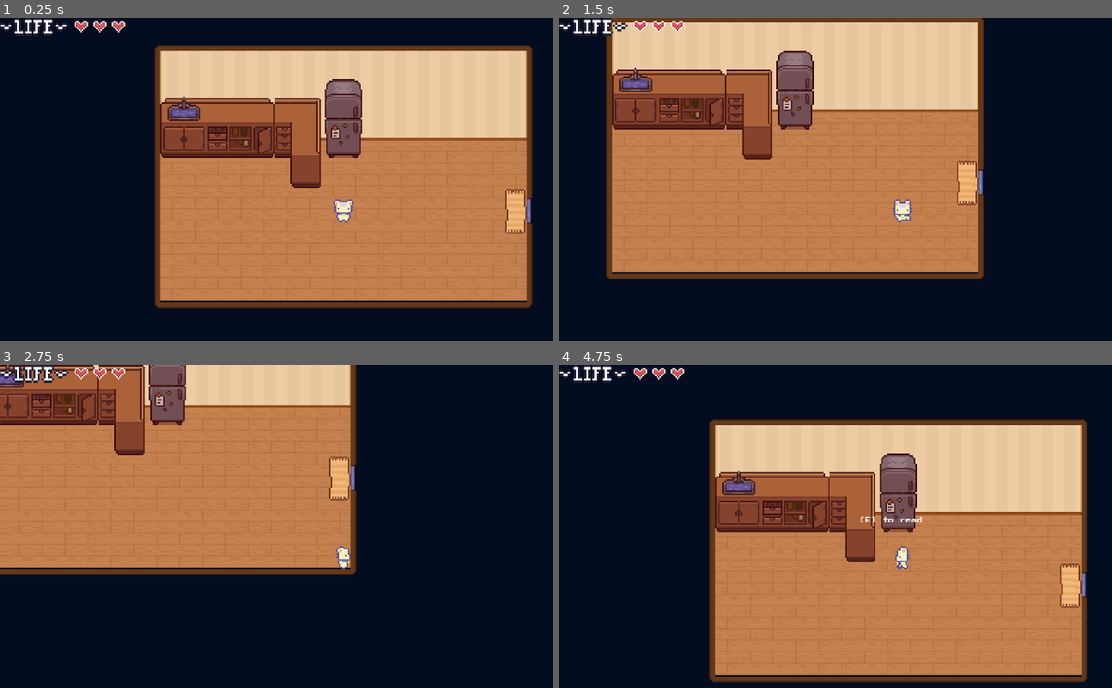
Above: before the commit, frames 1-4 (two rows, left to right).
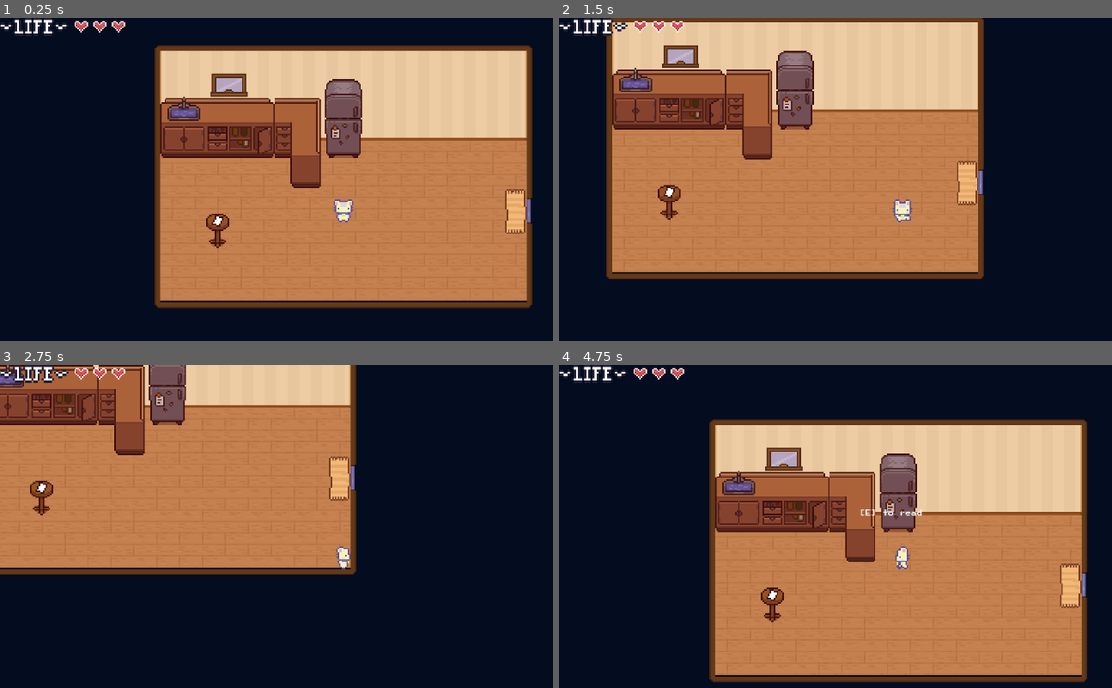
Above: after the commit, the same moments.

Repository: yonisabag11/DiscreteMath_EscapeRoom
Game: Godot game, scene res://Levels/Room1.tscn
Two runs of this game, one before a commit and one after it. Both use one fixed random seed, a clock stepped at 60 frames per second and the inputs below. This scene is started directly instead of the project's main scene.
Inputs:
- Up to frame 1 (0.25 s): no input
- Up to frame 2 (1.5 s): tap Enter at 0.5 s; hold D (right) 0.53-1.28 s; hold E (Interact) 0.53-1.28 s; hold S (down) from 1.28 s (still down); tap E (Interact) at 1.35 s
- Up to frame 3 (2.75 s): release S (down) at 2.03 s; hold D (right) from 2.03 s (still down); hold E (Interact) from 2.03 s (still down)
- Up to frame 4 (4.75 s): release D (right) at 2.78 s; release E (Interact) at 2.78 s; hold W (up) 2.78-3.53 s; tap E (Interact) at 2.85, 4.35 s; hold E (Interact) 3.53-4.28 s; hold A (left) from 3.53 s (still down)

The runs differ from the first frame. In frame 1, 0.8% of the frame differs, in the area x 37-45%, y 17-72%; in frame 2, 0.7%; in frame 3, 0.3%; in frame 4, 1.0%, in the area x 36-66%, y 25-80%.

Commit message:
Level1 added table note interaction

Diff:
--- a/Interaction/InteractionManager.tscn
+++ b/Interaction/InteractionManager.tscn
@@ -7,7 +7,7 @@
 script = ExtResource("1_j22pa")
 
 [node name="Label" type="Label" parent="."]
-z_index = 20
+z_index = 30
 anchors_preset = 5
 anchor_left = 0.5
 anchor_right = 0.5
--- a/Levels/Room1.tscn
+++ b/Levels/Room1.tscn
@@ -9,6 +9,557 @@
 [ext_resource type="Texture2D" uid="uid://wrwwbhbkkj7y" path="res://Art/Tilesets/TopDownHouse_FurnitureState2.png" id="6_myol5"]
 [ext_resource type="Texture2D" uid="uid://qy1pltdp3opw" path="res://Art/Tilesets/TopDownHouse_FurnitureState1.png" id="7_cmvtn"]
 [ext_resource type="PackedScene" uid="uid://c0a8a4ml255ci" path="res://Interaction/Interaction Area/interaction_area.tscn" id="9_utngc"]
+
+[sub_resource type="TileSetAtlasSource" id="TileSetAtlasSource_myol5"]
+texture = ExtResource("7_cmvtn")
+0:0/0 = 0
+1:0/0 = 0
+2:0/0 = 0
+3:0/0 = 0
+4:0/0 = 0
+5:0/0 = 0
+6:0/0 = 0
+7:0/0 = 0
+8:0/0 = 0
+9:0/0 = 0
+10:0/0 = 0
+11:0/0 = 0
+0:1/0 = 0
+1:1/0 = 0
+2:1/0 = 0
+3:1/0 = 0
+4:1/0 = 0
+5:1/0 = 0
+6:1/0 = 0
+7:1/0 = 0
+8:1/0 = 0
+9:1/0 = 0
+10:1/0 = 0
+10:1/0/physics_layer_0/polygon_0/points = PackedVector2Array(-8, -8, 8, -8, 8, 8, -8, 8)
+11:1/0 = 0
+11:1/0/physics_layer_0/polygon_0/points = PackedVector2Array(-4.13675, -4.31661, 3.95689, -4.13675, 4.13675, 0.719435, -3.95689, 0.899294)
+12:1/0 = 0
+0:2/0 = 0
+1:2/0 = 0
+2:2/0 = 0
+3:2/0 = 0
+4:2/0 = 0
+5:2/0 = 0
+6:2/0 = 0
+7:2/0 = 0
+8:2/0 = 0
+9:2/0 = 0
+10:2/0 = 0
+11:2/0 = 0
+12:2/0 = 0
+0:3/0 = 0
+1:3/0 = 0
+2:3/0 = 0
+3:3/0 = 0
+4:3/0 = 0
+5:3/0 = 0
+6:3/0 = 0
+7:3/0 = 0
+8:3/0 = 0
+9:3/0 = 0
+10:3/0 = 0
+11:3/0 = 0
+12:3/0 = 0
+0:4/0 = 0
+1:4/0 = 0
+2:4/0 = 0
+3:4/0 = 0
+4:4/0 = 0
+5:4/0 = 0
+6:4/0 = 0
+7:4/0 = 0
+8:4/0 = 0
+9:4/0 = 0
+10:4/0 = 0
+11:4/0 = 0
+12:4/0 = 0
+0:5/0 = 0
+1:5/0 = 0
+2:5/0 = 0
+3:5/0 = 0
+4:5/0 = 0
+5:5/0 = 0
+6:5/0 = 0
+7:5/0 = 0
+8:5/0 = 0
+9:5/0 = 0
+10:5/0 = 0
+11:5/0 = 0
+12:5/0 = 0
+0:6/0 = 0
+1:6/0 = 0
+2:6/0 = 0
+3:6/0 = 0
+4:6/0 = 0
+5:6/0 = 0
+6:6/0 = 0
+7:6/0 = 0
+8:6/0 = 0
+9:6/0 = 0
+10:6/0 = 0
+11:6/0 = 0
+12:6/0 = 0
+0:7/0 = 0
+1:7/0 = 0
+2:7/0 = 0
+3:7/0 = 0
+4:7/0 = 0
+5:7/0 = 0
+6:7/0 = 0
+7:7/0 = 0
+8:7/0 = 0
+9:7/0 = 0
+10:7/0 = 0
+11:7/0 = 0
+12:7/0 = 0
+0:8/0 = 0
+1:8/0 = 0
+2:8/0 = 0
+3:8/0 = 0
+4:8/0 = 0
+5:8/0 = 0
+6:8/0 = 0
+7:8/0 = 0
+8:8/0 = 0
+9:8/0 = 0
+10:8/0 = 0
+11:8/0 = 0
+12:8/0 = 0
+0:9/0 = 0
+1:9/0 = 0
+2:9/0 = 0
+3:9/0 = 0
+4:9/0 = 0
+5:9/0 = 0
+6:9/0 = 0
+7:9/0 = 0
+8:9/0 = 0
+9:9/0 = 0
+10:9/0 = 0
+11:9/0 = 0
+12:9/0 = 0
+0:10/0 = 0
+1:10/0 = 0
+2:10/0 = 0
+3:10/0 = 0
+4:10/0 = 0
+5:10/0 = 0
+6:10/0 = 0
+7:10/0 = 0
+8:10/0 = 0
+9:10/0 = 0
+10:10/0 = 0
+11:10/0 = 0
+12:10/0 = 0
+0:11/0 = 0
+1:11/0 = 0
+2:11/0 = 0
+3:11/0 = 0
+4:11/0 = 0
+5:11/0 = 0
+6:11/0 = 0
+7:11/0 = 0
+8:11/0 = 0
+9:11/0 = 0
+10:11/0 = 0
+11:11/0 = 0
+12:11/0 = 0
+0:12/0 = 0
+1:12/0 = 0
+2:12/0 = 0
+3:12/0 = 0
+4:12/0 = 0
+5:12/0 = 0
+6:12/0 = 0
+7:12/0 = 0
+8:12/0 = 0
+9:12/0 = 0
+10:12/0 = 0
+11:12/0 = 0
+12:12/0 = 0
+0:13/0 = 0
+1:13/0 = 0
+2:13/0 = 0
+3:13/0 = 0
+4:13/0 = 0
+5:13/0 = 0
+6:13/0 = 0
+7:13/0 = 0
+8:13/0 = 0
+9:13/0 = 0
+10:13/0 = 0
+11:13/0 = 0
+12:13/0 = 0
+0:14/0 = 0
+1:14/0 = 0
+2:14/0 = 0
+3:14/0 = 0
+4:14/0 = 0
+5:14/0 = 0
+6:14/0 = 0
+7:14/0 = 0
+8:14/0 = 0
+9:14/0 = 0
+10:14/0 = 0
+11:14/0 = 0
+12:14/0 = 0
+0:15/0 = 0
+1:15/0 = 0
+2:15/0 = 0
+3:15/0 = 0
+4:15/0 = 0
+5:15/0 = 0
+6:15/0 = 0
+7:15/0 = 0
+8:15/0 = 0
+9:15/0 = 0
+10:15/0 = 0
+11:15/0 = 0
+12:15/0 = 0
+0:16/0 = 0
+1:16/0 = 0
+2:16/0 = 0
+3:16/0 = 0
+4:16/0 = 0
+5:16/0 = 0
+6:16/0 = 0
+7:16/0 = 0
+8:16/0 = 0
+9:16/0 = 0
+10:16/0 = 0
+11:16/0 = 0
+12:16/0 = 0
+0:17/0 = 0
+1:17/0 = 0
+2:17/0 = 0
+3:17/0 = 0
+4:17/0 = 0
+5:17/0 = 0
+6:17/0 = 0
+7:17/0 = 0
+8:17/0 = 0
+9:17/0 = 0
+10:17/0 = 0
+11:17/0 = 0
+12:17/0 = 0
+
+[sub_resource type="TileSetAtlasSource" id="TileSetAtlasSource_cx1nf"]
+texture = ExtResource("5_myol5")
+0:0/0 = 0
+1:0/0 = 0
+2:0/0 = 0
+3:0/0 = 0
+4:0/0 = 0
+5:0/0 = 0
+6:0/0 = 0
+7:0/0 = 0
+0:1/0 = 0
+1:1/0 = 0
+2:1/0 = 0
+3:1/0 = 0
+4:1/0 = 0
+5:1/0 = 0
+6:1/0 = 0
+7:1/0 = 0
+0:2/0 = 0
+1:2/0 = 0
+2:2/0 = 0
+3:2/0 = 0
+4:2/0 = 0
+5:2/0 = 0
+6:2/0 = 0
+7:2/0 = 0
+0:3/0 = 0
+1:3/0 = 0
+2:3/0 = 0
+3:3/0 = 0
+4:3/0 = 0
+5:3/0 = 0
+6:3/0 = 0
+7:3/0 = 0
+0:4/0 = 0
+1:4/0 = 0
+2:4/0 = 0
+3:4/0 = 0
+4:4/0 = 0
+5:4/0 = 0
+6:4/0 = 0
+7:4/0 = 0
+0:5/0 = 0
+1:5/0 = 0
+2:5/0 = 0
+3:5/0 = 0
+4:5/0 = 0
+5:5/0 = 0
+6:5/0 = 0
+7:5/0 = 0
+0:6/0 = 0
+1:6/0 = 0
+2:6/0 = 0
+3:6/0 = 0
+4:6/0 = 0
+5:6/0 = 0
+6:6/0 = 0
+7:6/0 = 0
+0:7/0 = 0
+1:7/0 = 0
+2:7/0 = 0
+3:7/0 = 0
+4:7/0 = 0
+5:7/0 = 0
+6:7/0 = 0
+7:7/0 = 0
+
+[sub_resource type="TileSet" id="TileSet_um4uy"]
+physics_layer_0/collision_layer = 1
+sources/0 = SubResource("TileSetAtlasSource_myol5")
+sources/1 = SubResource("TileSetAtlasSource_cx1nf")
+
+[sub_resource type="TileSetAtlasSource" id="TileSetAtlasSource_gnwyn"]
+texture = ExtResource("7_cmvtn")
+0:0/0 = 0
+1:0/0 = 0
+2:0/0 = 0
+3:0/0 = 0
+4:0/0 = 0
+5:0/0 = 0
+6:0/0 = 0
+7:0/0 = 0
+8:0/0 = 0
+9:0/0 = 0
+10:0/0 = 0
+11:0/0 = 0
+0:1/0 = 0
+1:1/0 = 0
+2:1/0 = 0
+3:1/0 = 0
+4:1/0 = 0
+5:1/0 = 0
+6:1/0 = 0
+7:1/0 = 0
+8:1/0 = 0
+9:1/0 = 0
+10:1/0 = 0
+11:1/0 = 0
+11:1/0/physics_layer_0/polygon_0/points = PackedVector2Array(-8, -8, 8, -8, 8, 8, -8, 8)
+12:1/0 = 0
+0:2/0 = 0
+1:2/0 = 0
+2:2/0 = 0
+3:2/0 = 0
+4:2/0 = 0
+5:2/0 = 0
+6:2/0 = 0
+7:2/0 = 0
+8:2/0 = 0
+9:2/0 = 0
+10:2/0 = 0
+11:2/0 = 0
+12:2/0 = 0
+0:3/0 = 0
+1:3/0 = 0
+2:3/0 = 0
+3:3/0 = 0
+4:3/0 = 0
+5:3/0 = 0
+6:3/0 = 0
+7:3/0 = 0
+8:3/0 = 0
+9:3/0 = 0
+10:3/0 = 0
+11:3/0 = 0
+12:3/0 = 0
+0:4/0 = 0
+1:4/0 = 0
+2:4/0 = 0
+3:4/0 = 0
+4:4/0 = 0
+5:4/0 = 0
+6:4/0 = 0
+7:4/0 = 0
+8:4/0 = 0
+9:4/0 = 0
+10:4/0 = 0
+11:4/0 = 0
+12:4/0 = 0
+0:5/0 = 0
+1:5/0 = 0
+2:5/0 = 0
+3:5/0 = 0
+4:5/0 = 0
+5:5/0 = 0
+6:5/0 = 0
+7:5/0 = 0
+8:5/0 = 0
+9:5/0 = 0
+10:5/0 = 0
+11:5/0 = 0
+12:5/0 = 0
+0:6/0 = 0
+1:6/0 = 0
+2:6/0 = 0
+3:6/0 = 0
+4:6/0 = 0
+5:6/0 = 0
+6:6/0 = 0
+7:6/0 = 0
+8:6/0 = 0
+9:6/0 = 0
+10:6/0 = 0
+11:6/0 = 0
+12:6/0 = 0
+0:7/0 = 0
+1:7/0 = 0
+2:7/0 = 0
+3:7/0 = 0
+4:7/0 = 0
+5:7/0 = 0
+6:7/0 = 0
+7:7/0 = 0
+8:7/0 = 0
+9:7/0 = 0
+10:7/0 = 0
+11:7/0 = 0
+12:7/0 = 0
+0:8/0 = 0
+1:8/0 = 0
+2:8/0 = 0
+3:8/0 = 0
+4:8/0 = 0
+5:8/0 = 0
+6:8/0 = 0
+7:8/0 = 0
+8:8/0 = 0
+9:8/0 = 0
+10:8/0 = 0
+11:8/0 = 0
+12:8/0 = 0
+0:9/0 = 0
+1:9/0 = 0
+2:9/0 = 0
+3:9/0 = 0
+4:9/0 = 0
+5:9/0 = 0
+6:9/0 = 0
+7:9/0 = 0
+8:9/0 = 0
+9:9/0 = 0
+10:9/0 = 0
+11:9/0 = 0
+12:9/0 = 0
+0:10/0 = 0
+1:10/0 = 0
+2:10/0 = 0
+3:10/0 = 0
+4:10/0 = 0
+5:10/0 = 0
+6:10/0 = 0
+7:10/0 = 0
+8:10/0 = 0
+9:10/0 = 0
+10:10/0 = 0
+11:10/0 = 0
+12:10/0 = 0
+0:11/0 = 0
+1:11/0 = 0
+2:11/0 = 0
+3:11/0 = 0
+4:11/0 = 0
+5:11/0 = 0
+6:11/0 = 0
+7:11/0 = 0
+8:11/0 = 0
+9:11/0 = 0
+10:11/0 = 0
+11:11/0 = 0
+12:11/0 = 0
+0:12/0 = 0
+1:12/0 = 0
+2:12/0 = 0
+3:12/0 = 0
+4:12/0 = 0
+5:12/0 = 0
+6:12/0 = 0
+7:12/0 = 0
+8:12/0 = 0
+9:12/0 = 0
+10:12/0 = 0
+11:12/0 = 0
+12:12/0 = 0
+0:13/0 = 0
+1:13/0 = 0
+2:13/0 = 0
+3:13/0 = 0
+4:13/0 = 0
+5:13/0 = 0
+6:13/0 = 0
+7:13/0 = 0
+8:13/0 = 0
+9:13/0 = 0
+10:13/0 = 0
+11:13/0 = 0
+12:13/0 = 0
+0:14/0 = 0
+1:14/0 = 0
+2:14/0 = 0
+3:14/0 = 0
+4:14/0 = 0
+5:14/0 = 0
+6:14/0 = 0
+7:14/0 = 0
+8:14/0 = 0
+9:14/0 = 0
+10:14/0 = 0
+11:14/0 = 0
+12:14/0 = 0
+0:15/0 = 0
+1:15/0 = 0
+2:15/0 = 0
+3:15/0 = 0
+4:15/0 = 0
+5:15/0 = 0
+6:15/0 = 0
+7:15/0 = 0
+8:15/0 = 0
+9:15/0 = 0
+10:15/0 = 0
+11:15/0 = 0
+12:15/0 = 0
+0:16/0 = 0
+1:16/0 = 0
+2:16/0 = 0
+3:16/0 = 0
+4:16/0 = 0
+5:16/0 = 0
+6:16/0 = 0
+7:16/0 = 0
+8:16/0 = 0
+9:16/0 = 0
+10:16/0 = 0
+11:16/0 = 0
+12:16/0 = 0
+0:17/0 = 0
+1:17/0 = 0
+2:17/0 = 0
+3:17/0 = 0
+4:17/0 = 0
+5:17/0 = 0
+6:17/0 = 0
+7:17/0 = 0
+8:17/0 = 0
+9:17/0 = 0
+10:17/0 = 0
+11:17/0 = 0
+12:17/0 = 0
+
+[sub_resource type="TileSet" id="TileSet_xciqp"]
+physics_layer_0/collision_layer = 1
+sources/0 = SubResource("TileSetAtlasSource_gnwyn")
 
 [sub_resource type="TileSetAtlasSource" id="TileSetAtlasSource_xciqp"]
 texture = ExtResource("5_utngc")
@@ -713,6 +1264,7 @@
 9:1/0 = 0
 10:1/0 = 0
 11:1/0 = 0
+11:1/0/physics_layer_0/polygon_0/points = PackedVector2Array(-1.43887, -8, 1.97845, -8, 1.79859, -4.13675, 6.29506, -3.0576, 0.179859, 2.33816, -6.02527, -3.23746, -1.79859, -4.31661)
 12:1/0 = 0
 0:2/0 = 0
 1:2/0 = 0
@@ -931,6 +1483,73 @@
 sources/4 = SubResource("TileSetAtlasSource_qwk3u")
 sources/0 = SubResource("TileSetAtlasSource_cmvtn")
 
+[sub_resource type="TileSetAtlasSource" id="TileSetAtlasSource_utngc"]
+texture = ExtResource("5_myol5")
+0:0/0 = 0
+1:0/0 = 0
+2:0/0 = 0
+3:0/0 = 0
+4:0/0 = 0
+5:0/0 = 0
+6:0/0 = 0
+7:0/0 = 0
+0:1/0 = 0
+1:1/0 = 0
+2:1/0 = 0
+3:1/0 = 0
+4:1/0 = 0
+5:1/0 = 0
+6:1/0 = 0
+7:1/0 = 0
+0:2/0 = 0
+1:2/0 = 0
+2:2/0 = 0
+3:2/0 = 0
+4:2/0 = 0
+5:2/0 = 0
+6:2/0 = 0
+7:2/0 = 0
+0:3/0 = 0
+1:3/0 = 0
+2:3/0 = 0
+3:3/0 = 0
+4:3/0 = 0
+5:3/0 = 0
+6:3/0 = 0
+7:3/0 = 0
+0:4/0 = 0
+1:4/0 = 0
+2:4/0 = 0
+3:4/0 = 0
+4:4/0 = 0
+5:4/0 = 0
+6:4/0 = 0
+7:4/0 = 0
+0:5/0 = 0
+1:5/0 = 0
+2:5/0 = 0
+3:5/0 = 0
+4:5/0 = 0
+5:5/0 = 0
+6:5/0 = 0
+7:5/0 = 0
+0:6/0 = 0
+1:6/0 = 0
+2:6/0 = 0
+3:6/0 = 0
+4:6/0 = 0
+5:6/0 = 0
+6:6/0 = 0
+7:6/0 = 0
+0:7/0 = 0
+1:7/0 = 0
+2:7/0 = 0
+3:7/0 = 0
+4:7/0 = 0
+5:7/0 = 0
+6:7/0 = 0
+7:7/0 = 0
+
 [sub_resource type="TileSetAtlasSource" id="TileSetAtlasSource_2xr2k"]
 texture = ExtResource("4_qgpdn")
 0:0/0 = 0
@@ -1323,6 +1942,7 @@
 physics_layer_0/collision_layer = 1
 sources/1 = SubResource("TileSetAtlasSource_2xr2k")
 sources/2 = SubResource("TileSetAtlasSource_o6by1")
+sources/0 = SubResource("TileSetAtlasSource_utngc")
 
 [sub_resource type="RectangleShape2D" id="RectangleShape2D_qgpdn"]
 size = Vector2(2, 23)
@@ -1332,6 +1952,22 @@
 
 [node name="Room1" type="Node2D"]
 script = ExtResource("1_8j3qf")
+
+[node name="Tablenote" type="TileMapLayer" parent="."]
+z_index = 20
+position = Vector2(-1, -4)
+tile_map_data = PackedByteArray("AAD6/wAAAQADAAEAAAA=")
+tile_set = SubResource("TileSet_um4uy")
+
+[node name="Table" type="TileMapLayer" parent="."]
+z_index = 19
+tile_map_data = PackedByteArray("AAD6/wAAAAALAAAAAAA=")
+tile_set = SubResource("TileSet_xciqp")
+
+[node name="Table2" type="TileMapLayer" parent="."]
+tile_map_data = PackedByteArray("AAD6/wEAAAALAAEAAAA=")
+tile_set = SubResource("TileSet_xciqp")
+y_sort_origin = 3
 
 [node name="PlayerCat" parent="." instance=ExtResource("1_0b5pd")]
 
@@ -1353,7 +1989,7 @@
 
 [node name="Walls" type="TileMapLayer" parent="."]
 show_behind_parent = true
-tile_map_data = PackedByteArray("AAD//wQAAgAOAAgAAAAAAAQAAgA …(863 unchanged characters)… ARAAgAAAAIAAMAAgARAAcAAAAIAAIAAgARAAcAAAA=")
+tile_map_data = PackedByteArray("AAD//wQAAgAOAAgAAAAAAAQAAgA …(863 unchanged characters)… ARAAgAAAAIAAMAAgARAAcAAAAIAAIAAgARAAcAAAD6//r/AQAKAAQAAAD7//r/AQALAAQAAAA=")
 tile_set = SubResource("TileSet_cx1nf")
 
 [node name="Doors" type="Node2D" parent="."]
@@ -1375,10 +2011,19 @@
 position = Vector2(-12, 19)
 action_name = "read"
 label_offset_x = -10.0
-label_offset_y = -30.0
+label_offset_y = -35.0
 
 [node name="CollisionShape2D" type="CollisionShape2D" parent="InteractionArea"]
 position = Vector2(17, -55)
 shape = SubResource("CircleShape2D_myol5")
 
+[node name="InteractionArea2" parent="." instance=ExtResource("9_utngc")]
+position = Vector2(-12, 19)
+action_name = "view"
+label_offset_y = -40.0
+
+[node name="CollisionShape2D" type="CollisionShape2D" parent="InteractionArea2"]
+position = Vector2(-76, -2)
+shape = SubResource("CircleShape2D_myol5")
+
 [editable path="Doors/Door_E"]
Not shown: 1 places in Levels/Room1.tscn that only renumber resources
